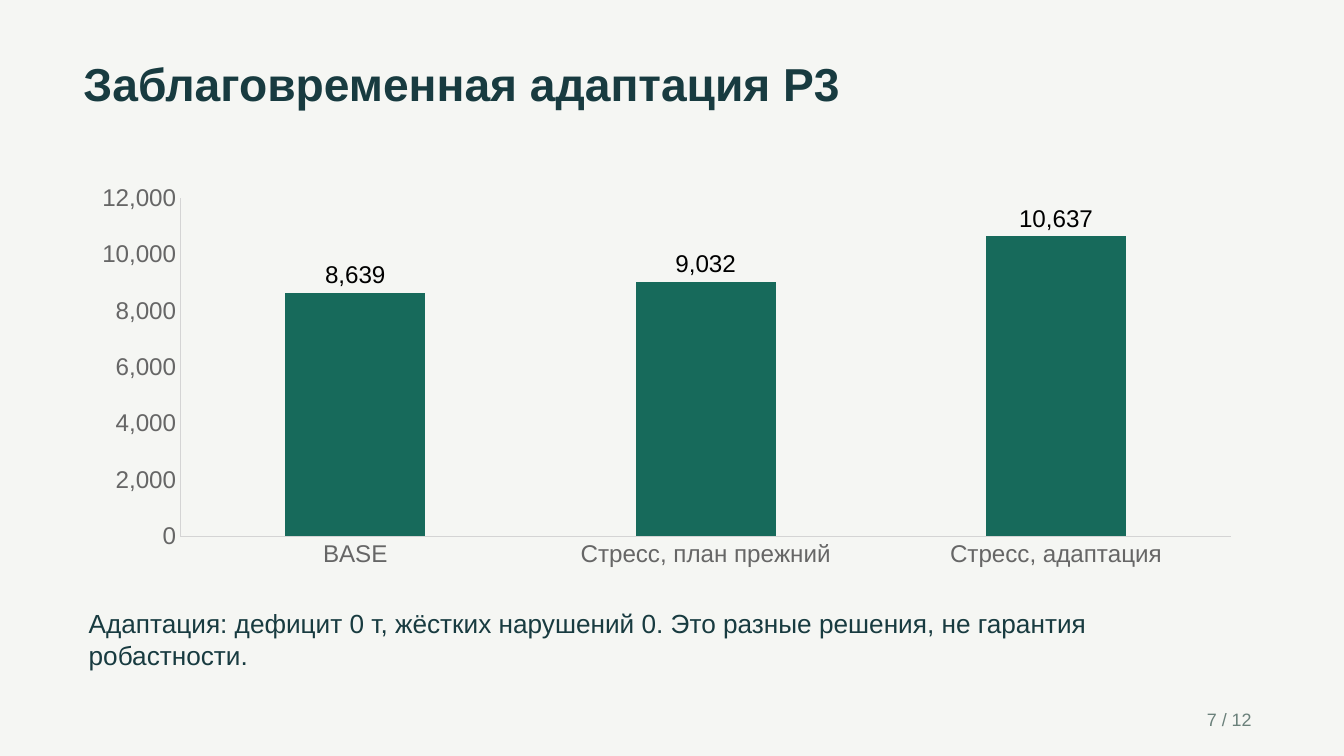
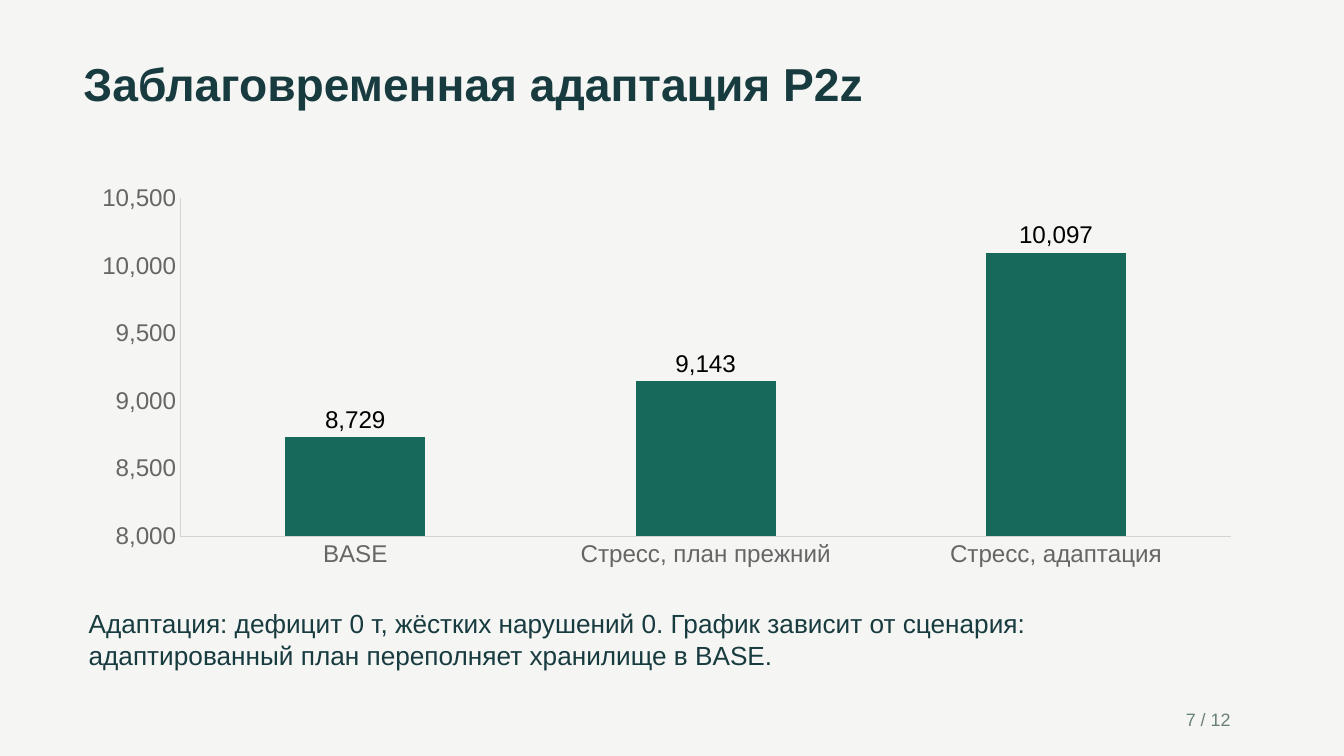
Before and after one commit to pmixay/hackathon-1809, a slide deck: slide 7 of docs/presentation/TerraPlan.pptx. Drawn at 1344x756 pixels with LibreOffice and Linux fonts; fonts in the diff are those of the drawing. Boxes give left, top, right and bottom in pixels: in the first picture for what was removed or moved away, otherwise in the second. Text is boxed around its words. In the diff, an @@ line names an element or a change of style, - is before the commit and + after.

Commit message:
R4: align UI and presentation with selected P2z strategy

```diff
--- a/docs/presentation/TerraPlan.pptx
+++ b/docs/presentation/TerraPlan.pptx
@@ text at (x1=83, y1=67, x2=863, y2=111): text changed @@
-Заблаговременная адаптация P3
+Заблаговременная адаптация P2z
@@ column chart at (x1=79, y1=176, x2=1255, y2=576) @@
@@ Series 1, BASE: 8639 to 8729 @@
@@ Series 1, Стресс, план прежний: 9032 to 9143 @@
@@ Series 1, Стресс, адаптация: 10637 to 10097 @@
@@ text at (x1=89, y1=613, x2=1025, y2=671): text changed @@
-Адаптация: дефицит 0 т, жёстких нарушений 0. Это разные решения, не гарантия робастности.
+Адаптация: дефицит 0 т, жёстких нарушений 0. График зависит от сценария: адаптированный план переполняет хранилище в BASE.
@@ text "7 / 12" moved from (x1=1207, y1=713, x2=1252, y2=726) to (x1=1186, y1=713, x2=1231, y2=726) @@
```
Also in this commit, not shown: 11 other slides changed, 10 other files.
